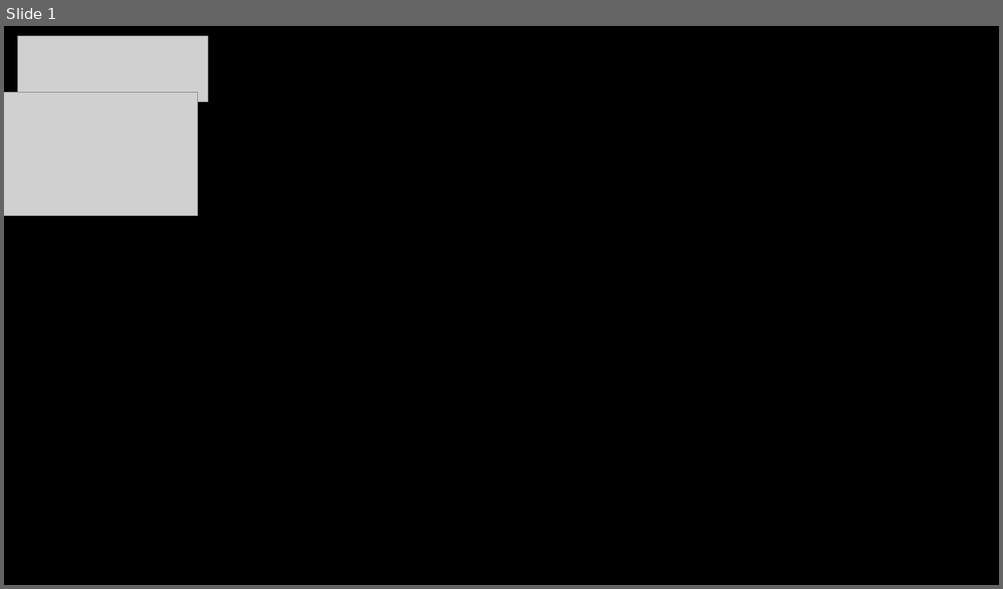
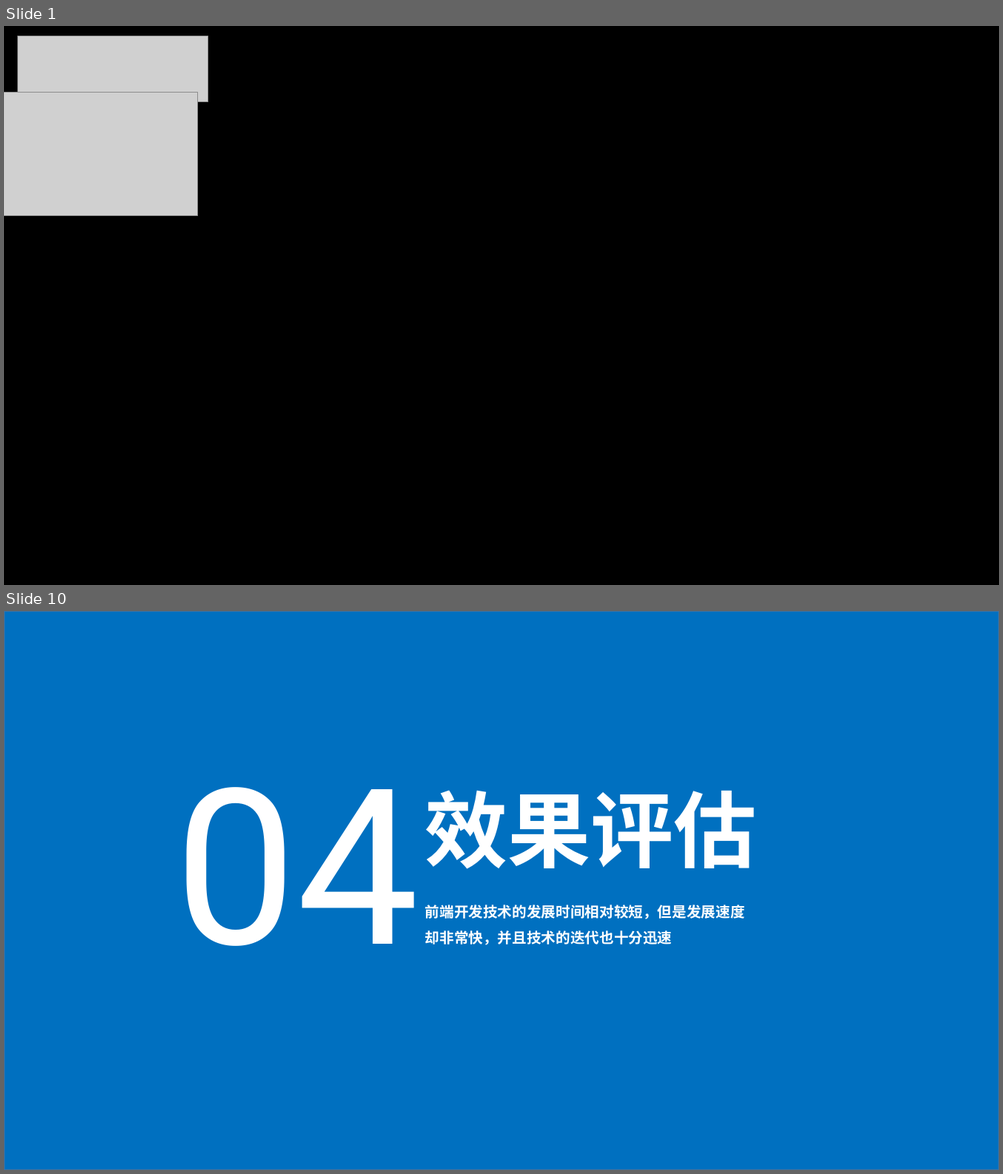
Before and after one commit to shianqi/graduation_paper, a slide deck: PPT.pptx. Shown one above the other, each under a label of ours: slide 1 before the commit, slides 1 and 10 after it; the slides between them are not shown. The pictures are 1003x589 and 1003x1174 pixels, drawn with LibreOffice and Linux fonts; fonts in the diff are those of the drawing; grey boxes stand for pictures. Boxes give left, top, right and bottom in pixels: in the first picture for what was removed or moved away, otherwise in the second. Text is boxed around its words. In the diff, an @@ line names an element or a change of style, - is before the commit and + after.

```diff
--- a/PPT.pptx
+++ b/PPT.pptx
@@ slide 10 added at [4, 611, 999, 1170], background #FFFFFF @@
@@ rectangle added at [4, 611, 999, 1170], fill #0070C0, outline #43739E 1 pt @@
@@ text added at [174, 787, 418, 946], 210 pt, text #FFFFFF @@
+04
@@ text added at [425, 790, 757, 869], 80 pt, text #FFFFFF, bold @@
+效果评估
@@ text added at [425, 905, 745, 945], 14 pt, text #FFFFFF, bold @@
+前端开发技术的发展时间相对较短，但是发展速度却非常快，并且技术的迭代也十分迅速
```
Also in this commit, not shown: 2 slides changed, 6 other slides added, 3 slides removed.
